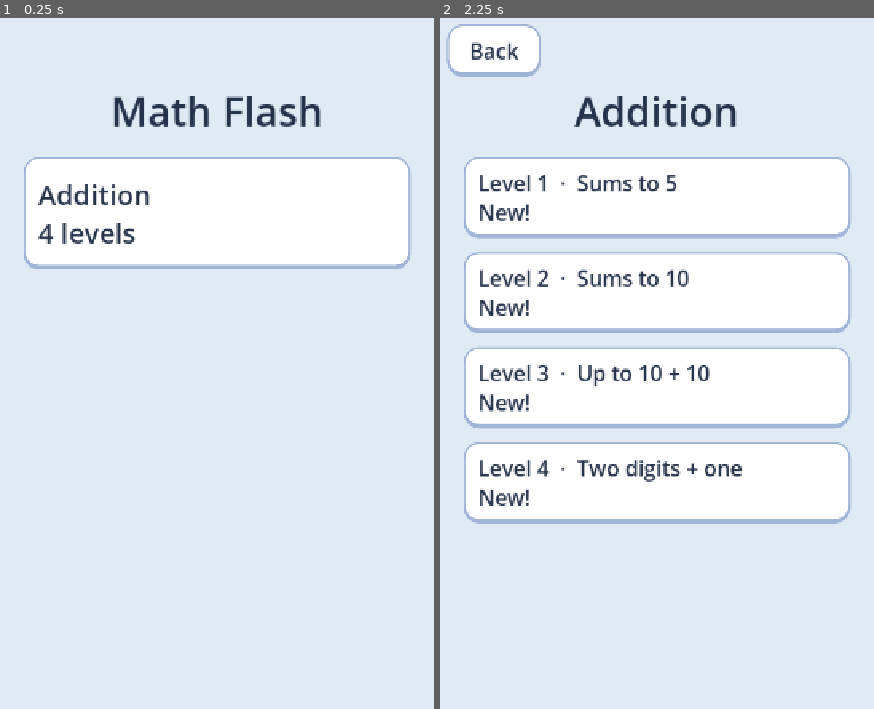
Above: before the commit, frames 1-2 (left to right).
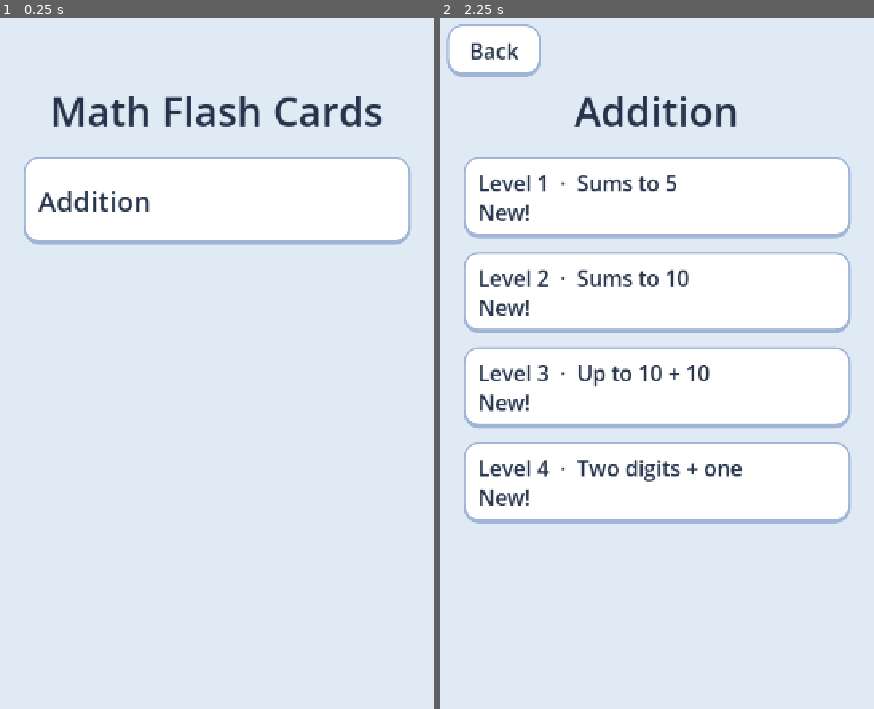
Above: after the commit, the same moments.

Repository: rotarydialer/math-flash
Game: Godot game, scene res://scenes/Main.tscn
Two runs of this game, one before a commit and one after it. Both use one fixed random seed, a clock stepped at 60 frames per second and the inputs below.
Inputs:
- Up to frame 1 (0.25 s): no input
- Up to frame 2 (2.25 s): click "Addition 4 levels" (after the commit: "Addition") at 0.5 s; click "Back" at 1.25 s; click "Addition 4 levels" (after the commit: "Addition") at 2 s

The runs differ from the first frame. In frame 1, 6.0% of the frame differs, in the area x 5-95%, y 11-37%; in frame 2, nothing differs.

Commit message:
refactor: text labels

Diff:
--- a/scripts/menu_screen.gd
+++ b/scripts/menu_screen.gd
@@ -54,15 +54,15 @@
 
 func show_categories() -> void:
 	category_id = &""
-	_title.text = "Math Flash"
+	_title.text = "Math Flash Cards"
 	_back.visible = false
 	_clear_list()
 	for cat in Categories.DATA:
 		var btn := Button.new()
-		btn.text = "%s\n%d levels" % [cat["name"], cat["levels"].size()]
+		btn.text = cat["name"]
 		btn.add_theme_font_size_override("font_size", Config.FONT_HEADER + 10)
 		btn.alignment = HORIZONTAL_ALIGNMENT_LEFT
-		btn.custom_minimum_size = Vector2(0, 180)
+		btn.custom_minimum_size = Vector2(0, 140)
 		btn.pressed.connect(show_levels.bind(cat["id"]))
 		_list.add_child(btn)
 
